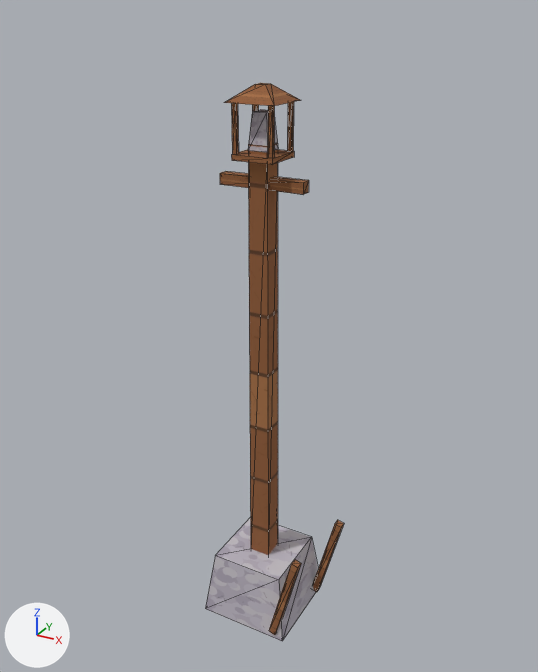
Renders of the glTF model assets/environment/props/beacon.glb from each side of a commit.
Both versions are drawn from a 50 mm lens placed at (4.97, -8.88, 8.85), pointed at (0.05, 0.08, 4.37). The axes (+X, +Y, +Z) are drawn at lower left. The lights are the same throughout. The older version comes first. Mesh edges are drawn as thin lines. Vertices at exactly the same position are counted once.

Objects in the first picture: 'beacon'.
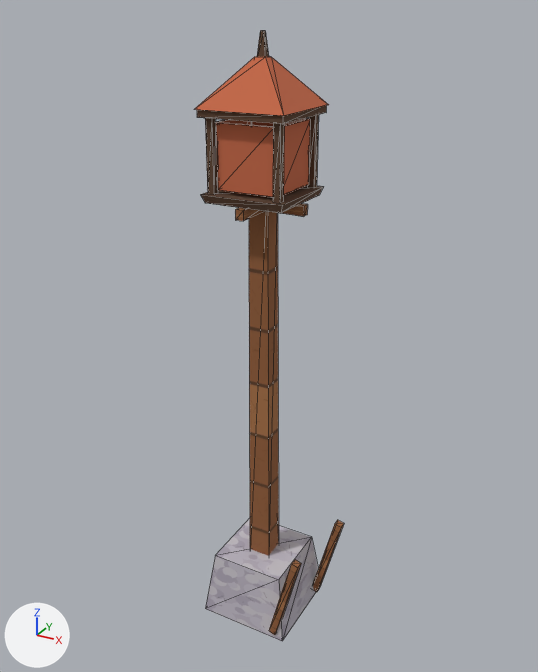
Boxes [x1, y1, x2, y2] around the edits, measured in the pictures (538 x 672 px; the box of a moved part takes in the faces that stretch with it):
'beacon', reshaped (7% wider, 9% taller)
    before: [205, 83, 344, 641]
    after: [195, 30, 344, 641]
part 1 of me_beacon, moved or reshaped
    before: [248, 143, 278, 555]
    after: [249, 211, 279, 556]
part 2 of me_beacon, added
    after: [230, 204, 308, 217]
part 3 of me_beacon, added
    after: [235, 208, 262, 221]
part 4 of me_beacon, added (brown)
    after: [205, 118, 218, 195]
part 5 of me_beacon, added (brown)
    after: [273, 123, 284, 203]
part 6 of me_beacon, added (brown)
    after: [307, 115, 319, 188]
part 7 of me_beacon, added (brown)
    after: [216, 122, 273, 197]
part 8 of me_beacon, added (brown)
    after: [284, 119, 310, 195]
part 9 of me_beacon, added
    after: [252, 118, 308, 127]
part 10 of me_beacon, added (mostly hidden)
    after: [216, 120, 251, 180]
part 11 of me_beacon, added (brown)
    after: [197, 106, 326, 124]
part 12 of me_beacon, moved or reshaped
    before: [224, 83, 300, 106]
    after: [257, 30, 269, 57]
part 13 of me_beacon, deleted
    before: [220, 102, 309, 195]
part 14 of me_beacon, added (brown)
    after: [200, 185, 323, 213]
part 15 of me_beacon, added (orange)
    after: [195, 56, 329, 116]

The edits, one by one:
me_beacon is used by ob_beacon; location (0.0, 0.0, 0.0).
me_beacon had 96 vertices, 144 faces and spanned x -0.75..1.2, y -0.76..0.75, z -0.6..7.96.
me_beacon now has 144 vertices, 216 faces and spans x -0.75..1.2, y -0.76..0.75, z -0.6..8.6.
me_beacon part 1: the loose piece of 8 vertices spanning x -0.17..0.17, y -0.17..0.17, z 0.4..7.2 is scaled about its middle by (1.03, 1.03, 0.949), then moved by (0.0, 0.0, -0.18).
me_beacon part 2: a new loose piece, a box spanning x -0.65..0.65, y -0.06..0.06, z 6.3..6.44, in mat_env_beacon (picture img_village_props_atlas).
me_beacon part 3: a new loose piece, a box spanning x -0.06..0.06, y -0.65..0.65, z 6.3..6.44, in mat_env_beacon (picture img_village_props_atlas).
me_beacon part 4: a new loose piece, a box spanning x -0.55..-0.45, y -0.55..-0.45, z 6.57..7.57, in mat_env_beacon (picture img_village_props_atlas).
me_beacon part 5: a new loose piece, a box spanning x 0.45..0.55, y -0.55..-0.45, z 6.57..7.57, in mat_env_beacon (picture img_village_props_atlas).
me_beacon part 6: a new loose piece, a box spanning x 0.45..0.55, y 0.45..0.55, z 6.57..7.57, in mat_env_beacon (picture img_village_props_atlas).
me_beacon part 7: a new loose piece, a box spanning x -0.43..0.43, y -0.48..-0.44, z 6.62..7.5, in mat_env_beacon (picture img_village_props_atlas).
me_beacon part 8: a new loose piece, a box spanning x 0.44..0.48, y -0.43..0.43, z 6.62..7.5, in mat_env_beacon (picture img_village_props_atlas).
me_beacon part 9: a new loose piece, a box spanning x -0.43..0.43, y 0.44..0.48, z 6.62..7.5, in mat_env_beacon (picture img_village_props_atlas).
me_beacon part 10: a new loose piece, a box spanning x -0.48..-0.44, y -0.43..0.43, z 6.62..7.5, in mat_env_beacon (picture img_village_props_atlas).
me_beacon part 11: a new loose piece, a box spanning x -0.625..0.625, y -0.625..0.625, z 7.57..7.67, in mat_env_beacon (picture img_village_props_atlas).
me_beacon part 12: the loose piece of 8 vertices spanning x -0.37..0.37, y -0.37..0.37, z 7.74..7.96 is scaled about its middle by (0.168, 0.168, 1.59), then moved by (0.0, 0.0, 0.58).
me_beacon part 13: 7 loose pieces with 56 vertices, spanning x -0.65..0.65, y -0.31..0.31, z 6.6..7.74, are deleted.
Part 14, on me_beacon:
8 vertices are added at x -0.62..0.62, y -0.62..0.62, z 6.45..6.57.
12 new faces join them.
Part 15, on me_beacon:
8 vertices are added at x -0.65..0.65, y -0.65..0.65, z 7.67..8.29.
12 new faces join them.
Other edits to the shape of me_beacon do not show in these pictures.
